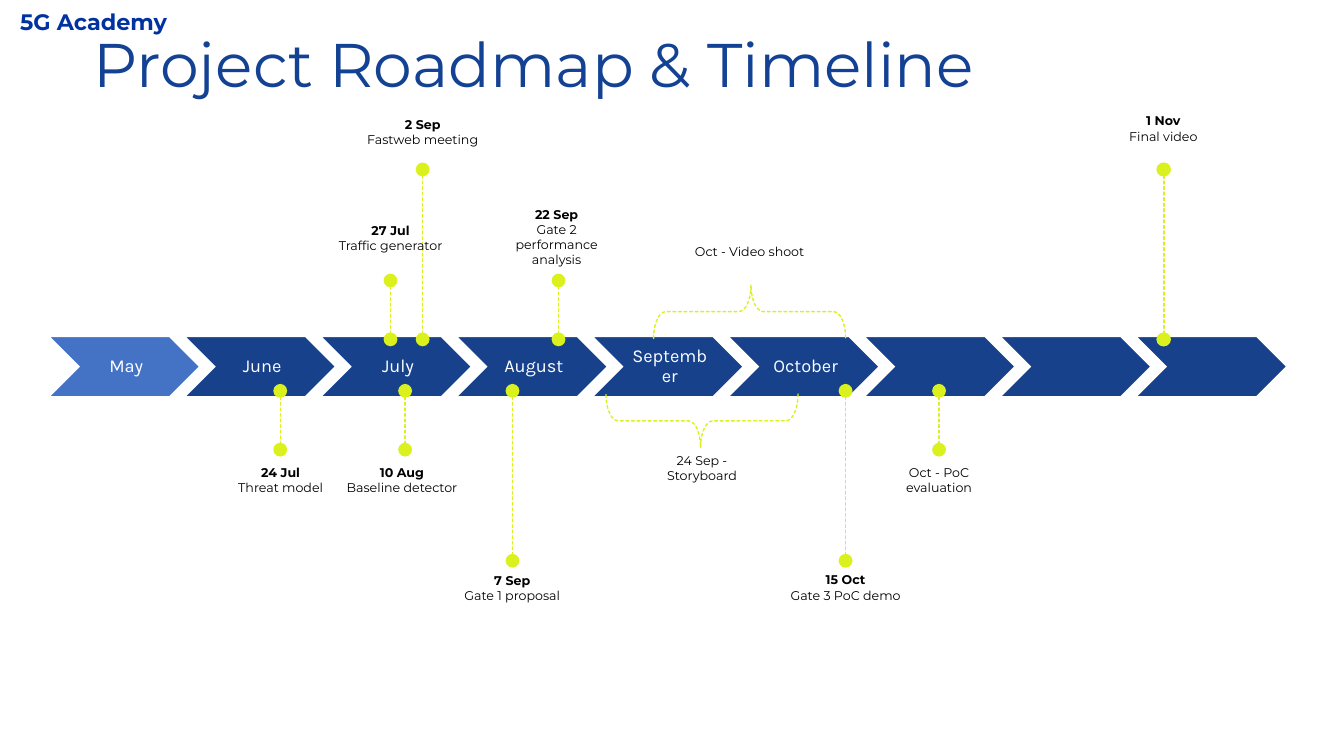
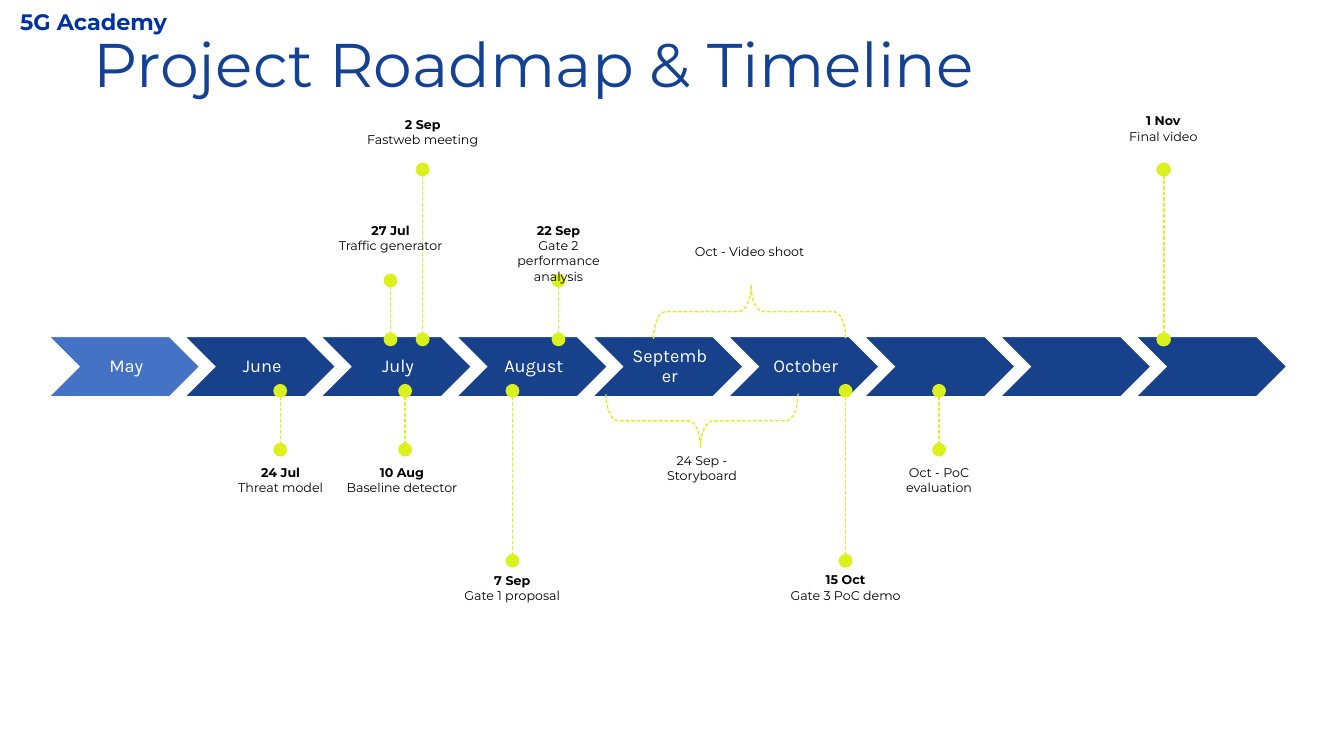
Before and after one commit to fauzan111/AEGIS, a slide deck: slide 11 of slides/AEGIS_Gate1_Official.pptx (slide 10 before the commit). Drawn at 1344x756 pixels with LibreOffice and Linux fonts; fonts in the diff are those of the drawing; background and template pictures are left out. Boxes give left, top, right and bottom in pixels: in the first picture for what was removed or moved away, otherwise in the second. Text is boxed around its words. In the diff, an @@ line names an element or a change of style, - is before the commit and + after.

```diff
--- a/slides/AEGIS_Gate1_Official.pptx
+++ b/slides/AEGIS_Gate1_Official.pptx
@@ text "22 Sep": place and size @@
-text "22 Sep" at <box>516,210,598,267</box>
+text "22 Sep" at <box>517,226,599,284</box>
```
Also in this commit, not shown: 13 other slides changed, 1 slide added, 3 other files.
